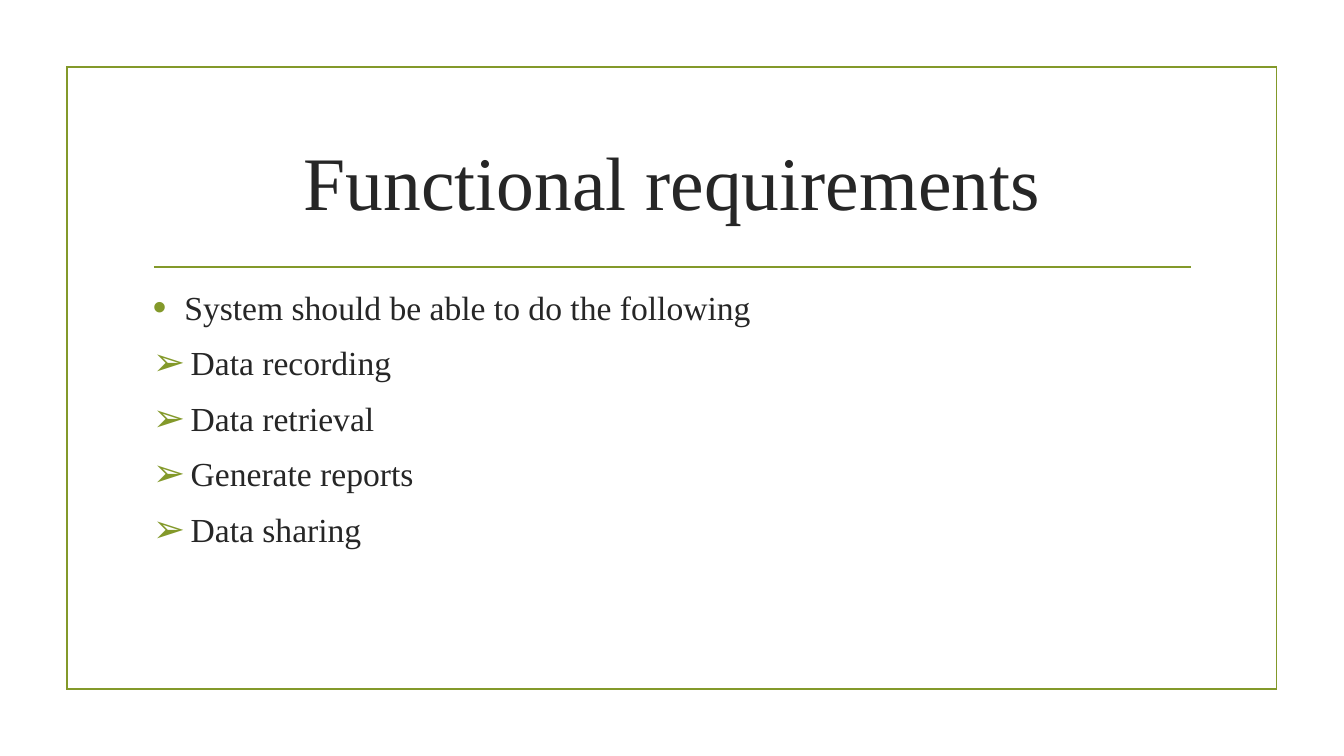
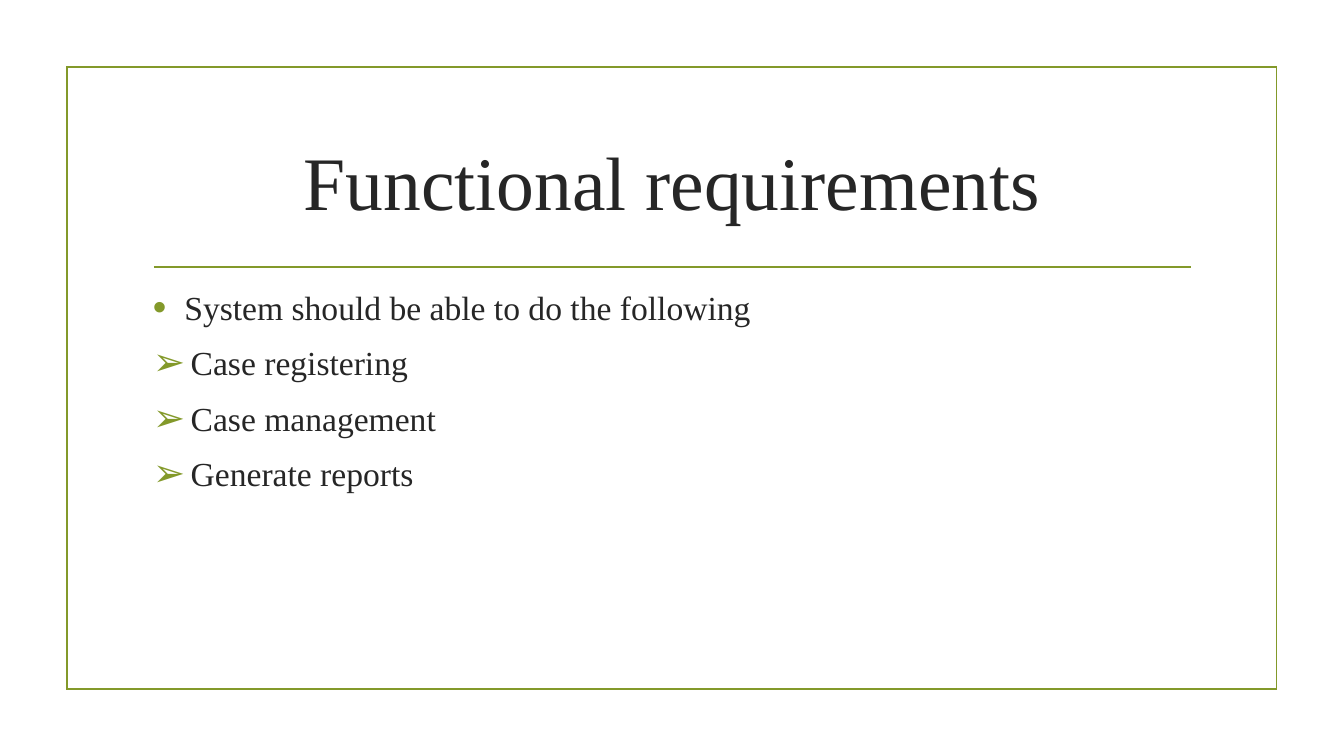
Before and after one commit to Lordwell-Manondo/Crime-Record-management-system, a slide deck: slide 5 of Crime record management system -1.pptx. Drawn at 1344x756 pixels with LibreOffice and Linux fonts; fonts in the diff are those of the drawing; background and template pictures are left out. Boxes give left, top, right and bottom in pixels: in the first picture for what was removed or moved away, otherwise in the second. Text is boxed around its words. In the diff, an @@ line names an element or a change of style, - is before the commit and + after.

```diff
--- a/Crime record management system -1.pptx
+++ b/Crime record management system -1.pptx
@@ text at [191, 352, 436, 437]: text changed @@
-➢ Data recording
-➢ Data retrieval
+➢ Case registering
+➢ Case management
@@ text at [191, 518, 361, 548]: paragraph removed @@
-➢ Data sharing
```
Also in this commit, not shown: 1 other slide changed, 5 other files.
